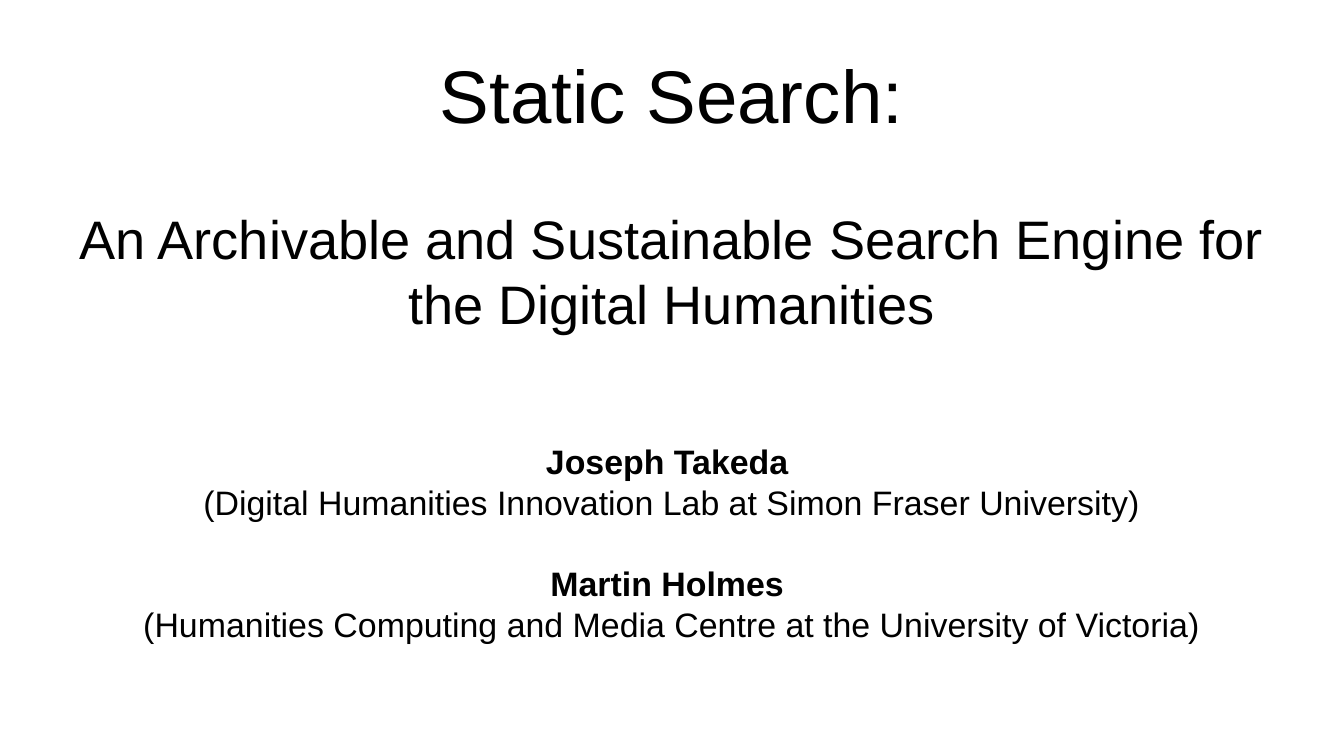
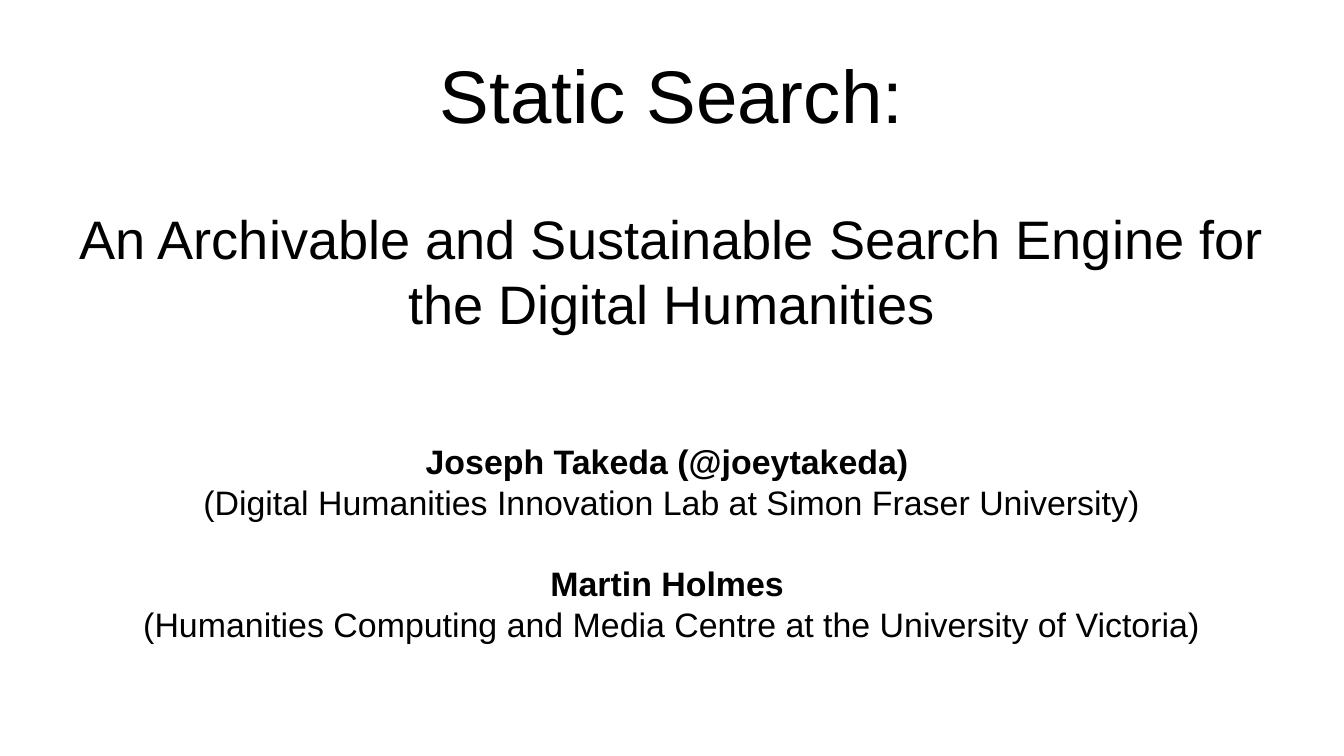
Before and after one commit to projectEndings/Endings, a slide deck: slide 1 of presentations/dhsi2020/staticSearch.odp. Drawn at 1344x756 pixels with LibreOffice and Linux fonts; fonts in the diff are those of the drawing. Boxes give left, top, right and bottom in pixels: in the first picture for what was removed or moved away, otherwise in the second. Text is boxed around its words. In the diff, an @@ line names an element or a change of style, - is before the commit and + after.

Commit message:
More work on presentation

```diff
--- a/presentations/dhsi2020/staticSearch.odp
+++ b/presentations/dhsi2020/staticSearch.odp
@@ subtitle at (426, 449, 908, 481): text changed @@
-Joseph Takeda
+Joseph Takeda (@joeytakeda)
```
Also in this commit, not shown: 1 other slide changed, 11 slides added.
